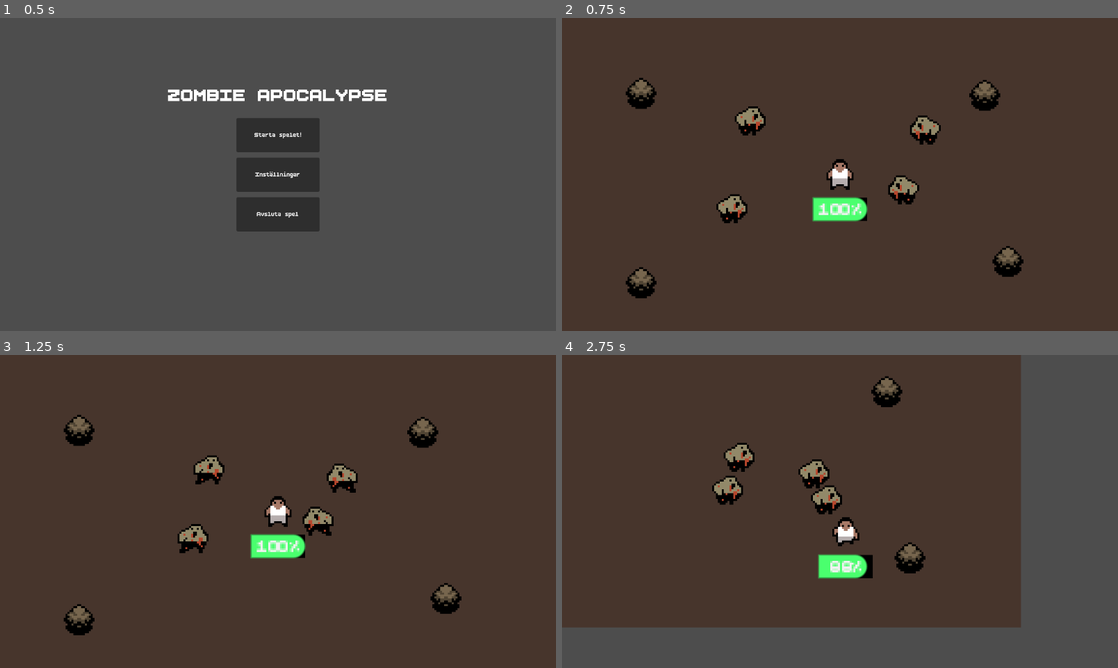
Above: before the commit, frames 1-4 (two rows, left to right).
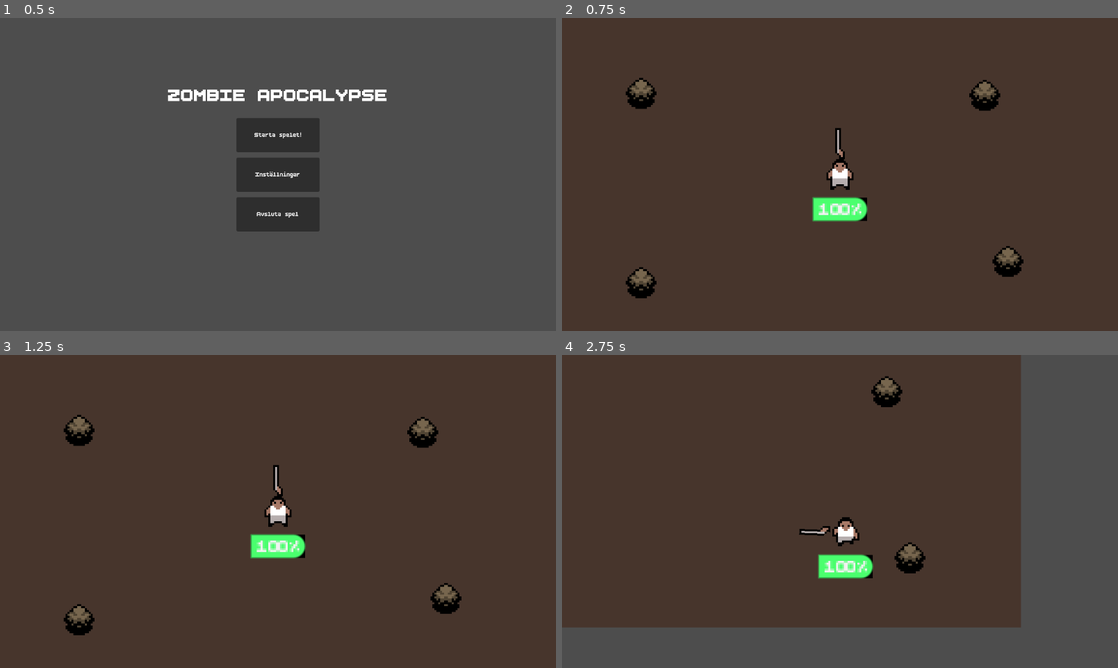
Above: after the commit, the same moments.

Repository: Liamthemannen/Project-2--Spel
Game: Godot game, scene res://Scen/main_menu.tscn
Same seed, same stepped clock (60 frames per second), same inputs: the game is played once before the commit and once after it.
Inputs (mouse positions are in pixels of both pictures, inside the frame that each line leads up to):
- Up to frame 1 (0.5 s): no input
- Up to frame 2 (0.75 s): click "Starta spelet!" at 0.5 s
- Up to frame 3 (1.25 s): no input
- Up to frame 4 (2.75 s): move the mouse to (962, 495) at 1.27 s; hold D (Go_right) 1.28-2.03 s; move the mouse to (728, 527) at 2.02 s; hold S (Go_down) from 2.03 s (still down)

Frame 1 is identical in both runs. In frame 2, 1.6% of the frame differs, in the area x 27-69%, y 28-66%; in frame 3, 1.6%; in frame 4, 1.9%, in the area x 27-56%, y 28-72%.

Commit message:
shotgun_rotate

Diff:
--- a/Scen/Spelkaraktär.tscn
+++ b/Scen/Spelkaraktär.tscn
@@ -9,6 +9,7 @@
 [ext_resource type="Texture2D" uid="uid://ch7dpsh4h3owv" path="res://Design/Zombie Apocalypse Tileset/Organized separated sprites/Player Character Walking Animation Frames/Zombie-Tileset---_0483_Capa-484.png" id="7_phifu"]
 [ext_resource type="Texture2D" uid="uid://dyhfgjdvcsv56" path="res://Design/Zombie Apocalypse Tileset/Organized separated sprites/Player Character Walking Animation Frames/Zombie-Tileset---_0484_Capa-485.png" id="8_uuvcp"]
 [ext_resource type="FontFile" uid="uid://cny1yd8tx5chd" path="res://Design/BoldPixels.ttf" id="9_agks7"]
+[ext_resource type="PackedScene" uid="uid://cdpj657drjyu4" path="res://Scen/shotgun.tscn" id="10_phifu"]
 
 [sub_resource type="SpriteFrames" id="SpriteFrames_2p8rw"]
 animations = [{
@@ -70,6 +71,7 @@
 corner_radius_bottom_right = 8
 
 [node name="SpelKaraktär" type="CharacterBody2D"]
+position = Vector2(1, 0)
 motion_mode = 1
 script = ExtResource("1_bipid")
 Damage_rate = 10.0
@@ -111,3 +113,5 @@
 theme_override_styles/background = SubResource("StyleBoxFlat_agks7")
 theme_override_styles/fill = SubResource("StyleBoxFlat_phifu")
 value = 100.0
+
+[node name="Shotgun" parent="." instance=ExtResource("10_phifu")]
--- a/Scen/main.tscn
+++ b/Scen/main.tscn
@@ -34,12 +34,13 @@
 position = Vector2(76, -41)
 
 [node name="SpelKaraktär" parent="." instance=ExtResource("2_6u201")]
-position = Vector2(1, 0)
 Speed = 75.0
 Acceleration = 3.0
 Friction = 10.0
+Damage_rate = 0.0
 
-[node name="fiender" type="Node" parent="."]
+[node name="fiender" type="Node2D" parent="."]
+visible = false
 
 [node name="Fiende" parent="fiender" instance=ExtResource("3_6u201")]
 position = Vector2(-59, 19)
--- /dev/null
+++ b/Scen/shotgun.gd
@@ -0,0 +1,11 @@
+extends Area2D
+@onready var shotgun: Sprite2D = $WeaponPivot/Shotgun
+
+func _physics_process(delta: float) -> void:
+	look_at(get_global_mouse_position())
+	#if abs(rotation_degrees) > 90 and abs(rotation_degrees) < 270:
+		#print(abs(rotation_degrees))
+		#shotgun.flip_v = true
+	#else:
+		#shotgun.flip_v = false
+		#print(abs(rotation_degrees))
--- /dev/null
+++ b/Scen/shotgun.tscn
@@ -0,0 +1,22 @@
+[gd_scene load_steps=4 format=3 uid="uid://cdpj657drjyu4"]
+
+[ext_resource type="Texture2D" uid="uid://bwb8bgstmoqpo" path="res://Design/Zombie Apocalypse Tileset/Organized separated sprites/Pickable Items and Weapons/Zombie-Tileset---_0331_Capa-332.png" id="1_4rhcv"]
+[ext_resource type="Script" uid="uid://cvso6pnhwjpam" path="res://Scen/shotgun.gd" id="1_c4hmw"]
+
+[sub_resource type="CircleShape2D" id="CircleShape2D_c4hmw"]
+radius = 30.0
+
+[node name="Shotgun" type="Area2D"]
+script = ExtResource("1_c4hmw")
+
+[node name="CollisionShape2D" type="CollisionShape2D" parent="."]
+shape = SubResource("CircleShape2D_c4hmw")
+
+[node name="WeaponPivot" type="Marker2D" parent="."]
+
+[node name="Shotgun" type="Sprite2D" parent="WeaponPivot"]
+position = Vector2(16, 0)
+texture = ExtResource("1_4rhcv")
+
+[node name="ShootingPoint" type="Marker2D" parent="WeaponPivot/Shotgun"]
+position = Vector2(6, -1)
--- a/fiende.gd
+++ b/fiende.gd
@@ -1,6 +1,6 @@
 extends CharacterBody2D
+@onready var spel_karaktär: CharacterBody2D = $"../../SpelKaraktär"
 
-@onready var spel_karaktär: CharacterBody2D = $"../../SpelKaraktär"
 @onready var animation_enemy: AnimatedSprite2D = $AnimatedSprite2D
 
 @export var Speed = 300.0
Not shown: 1 places in Scen/Spelkaraktär.tscn that only renumber resources
Not shown: 1 places in Scen/main.tscn that only renumber resources
Not shown, added: Scen/shotgun.gd.uid
